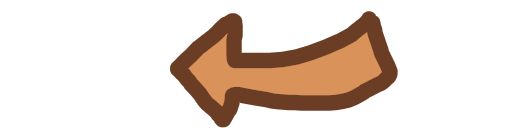
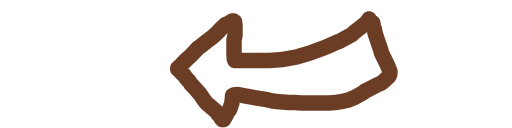
Two versions of the same layered image (w=512, h=128). Layer-by-layer changes:
moved "Paint Layer 1" above "Background", painted on it over (188, 32, 382, 107)
